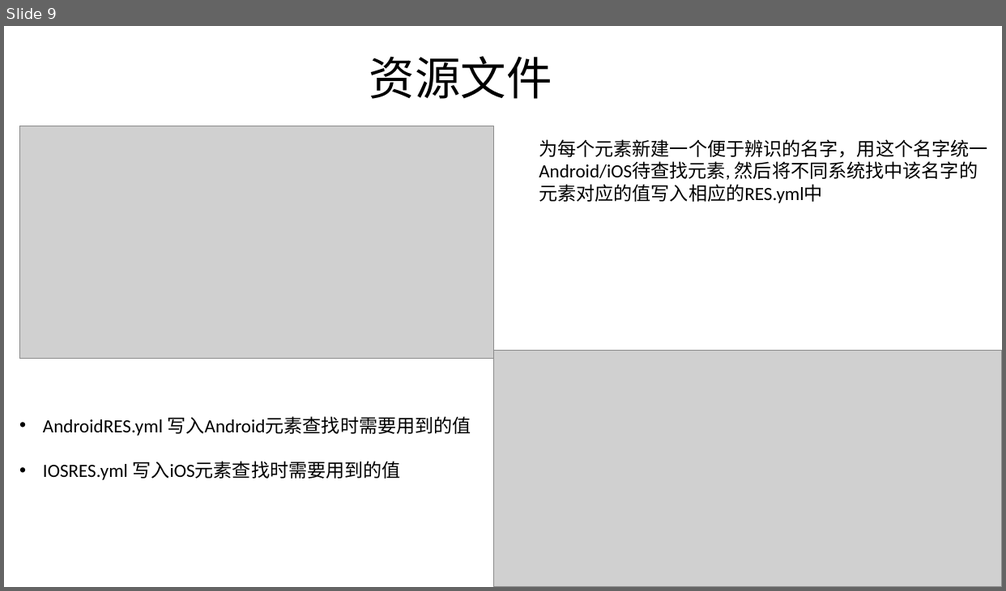
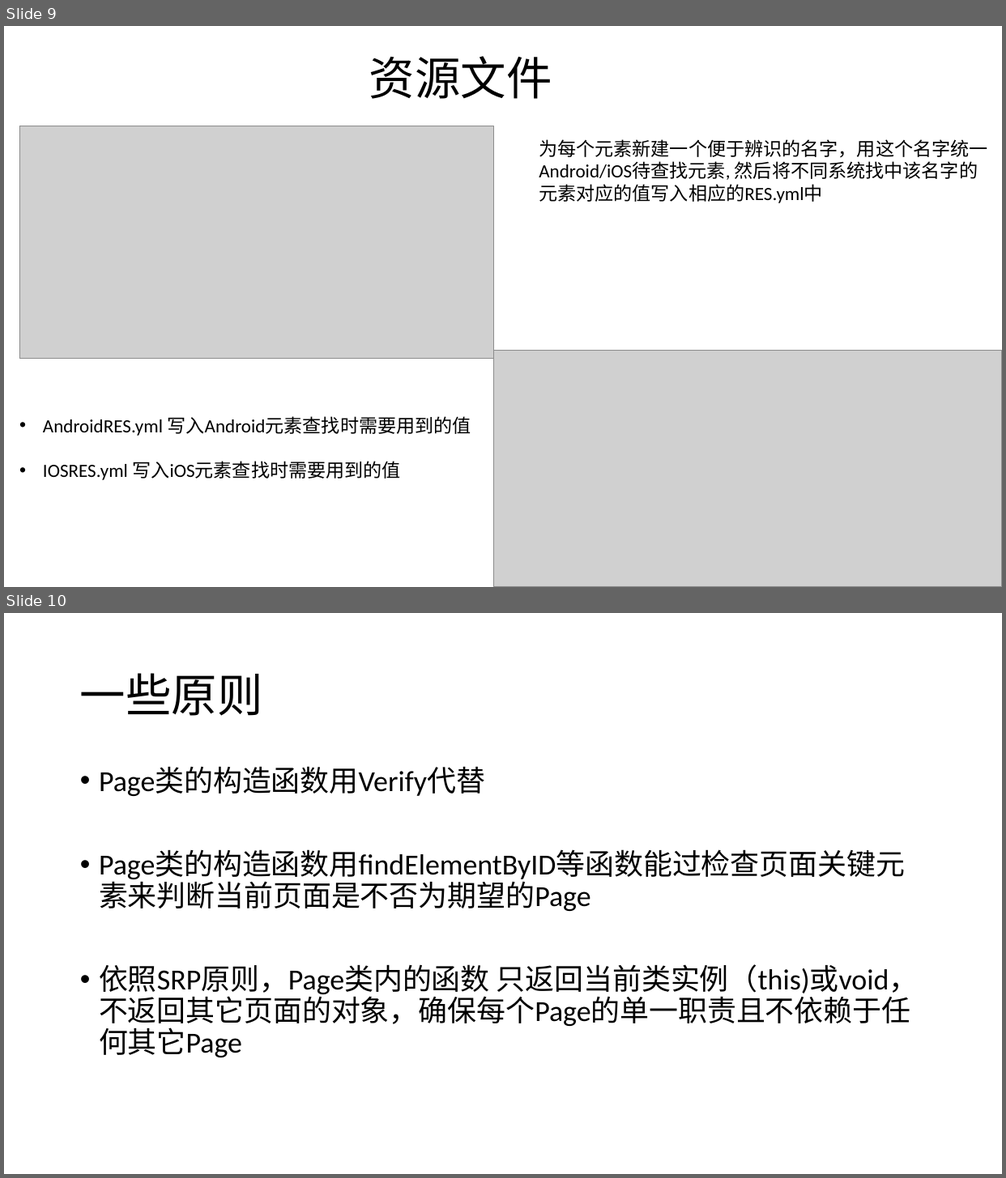
Before and after one commit to lgxqf/AppUIAutomation, a slide deck: doc/Framework-Introduction.pptx. Shown one above the other, each under a label of ours: slide 9 before the commit, slides 9 and 10 after it. The pictures are 1006x591 and 1006x1178 pixels, drawn with LibreOffice and Linux fonts; fonts in the diff are those of the drawing; grey boxes stand for pictures. Boxes give left, top, right and bottom in pixels: in the first picture for what was removed or moved away, otherwise in the second. Text is boxed around its words. In the diff, an @@ line names an element or a change of style, - is before the commit and + after.

```diff
--- a/doc/Framework-Introduction.pptx
+++ b/doc/Framework-Introduction.pptx
@@ slide 10 added at [4,613,1002,1174], background #FFFFFF @@
@@ title added at [80,673,263,716], 44 pt, text #000000 @@
+一些原则
@@ text added at [99,767,918,1029], 28 pt, text #000000 @@
+• Page类的构造函数用Verify代替
+• Page类的构造函数用findElementByID等函数能过检查页面关键元素来判断当前页面是不否为期望的Page
+• 依照SRP原则，Page类内的函数 只返回当前类实例（this)或void， 不返回其它页面的对象，确保每个Page的单一职责且不依赖于任何其它Page
```
Also in this commit, not shown: 2 other slides added, 1 other file.
